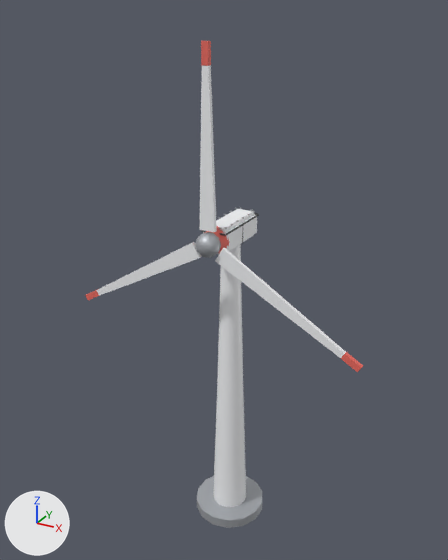
The FBX model Assets/_Project/Models/Machines/wind_turbine.fbx, before and after one commit.
Rendered twice from a camera (50 mm lens) standing at (5.81, -10.87, 11.63) and looking at (-0.18, 0.02, 6.18). The lights are fixed; the arrows at lower left show +X, +Y and +Z. The older version comes first. Where no turn or scale is listed for an object, it has been applied to the vertices.

The older version as bpy lines, for what is in view:
```python
me_rotor = bpy.data.meshes.new('Rotor')
me_rotor.from_pydata(...)  # 90 vertices, 116 faces; spans x -3.28..3.28, y -0.26..0.26, z -1.94..3.75
# faces by material slot: [80, 18, 18]
me_rotor.materials.append(mat_grey)  # grey #b3b6bc
me_rotor.materials.append(mat_white)  # white #f6f7f9
me_rotor.materials.append(mat_red)  # red #ed6c61
me_wind_turbine = bpy.data.meshes.new('wind_turbine')
me_wind_turbine.from_pydata(...)  # 334 vertices, 252 faces; spans x -0.83..0.83, y -0.93..0.85, z 0.0..7.65
# faces by material slot: [46, 60, 36, 96, 14]
me_wind_turbine.materials.append(mat_grey)  # grey #b3b6bc
me_wind_turbine.materials.append(mat_white)  # white #f6f7f9
me_wind_turbine.materials.append(mat_detail_seam)  # dark grey #4b4d50
me_wind_turbine.materials.append(mat_detail_bolt)  # grey #adafb3
me_wind_turbine.materials.append(mat_red)  # red #ed6c61
ob_rotor = bpy.data.objects.new('Rotor', me_rotor)
ob_rotor.location = (0.0, -0.95, 7.35)
ob_wind_turbine = bpy.data.objects.new('wind_turbine', me_wind_turbine)
ob_wind_turbine.location = (0.0, 0.0, 0.0)
```
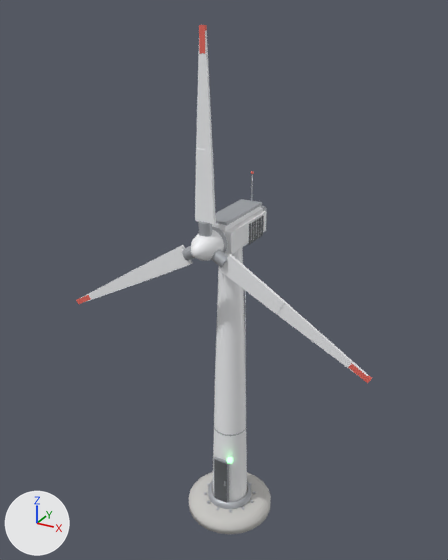
Patch to the scene script:
```diff
--- a/Assets/_Project/Models/Machines/wind_turbine.fbx.py
+++ b/Assets/_Project/Models/Machines/wind_turbine.fbx.py
@@ me_wind_turbine @@
-me_wind_turbine.from_pydata(...)  # 334 vertices, 252 faces; spans x -0.83..0.83, y -0.93..0.85, z 0.0..7.65
+me_wind_turbine.from_pydata(...)  # 804 vertices, 619 faces; spans x -1.05..1.05, y -1.05..1.24, z 0.0..8.42
+# me_wind_turbine part 1: a new loose piece, a 5-sided cylinder along z spanning x -0.014..0.014, y 0.938..0.965, z 7.75..8.35, in mat_steel (light grey #cbced3)
+# me_wind_turbine part 2: a new loose piece, a box spanning x -0.25..0.25, y -0.65..0.95, z 7.7..7.76, in mat_grey (grey #b3b6bc)
+# me_wind_turbine part 3: a new loose piece, a 16-sided cut cone along y (radius 0.26 at the low end, 0.32 at the high end) spanning x -0.32..0.32, y -0.95..-0.75, z 7.03..7.67, in mat_grey (grey #b3b6bc)
+# me_wind_turbine part 4: a new loose piece, a box spanning x -0.17..0.17, y -0.47..-0.45, z 0.45..1.65, in mat_dark (grey #696c6f)
+# me_wind_turbine part 5: the loose piece of 42 vertices spanning x -0.42..0.42, y -0.41..0.41, z 0.2..7.2 is rebuilt with 72 vertices and now spans x -0.44..0.44, y -0.44..0.44, z 0.3..7.15
+# me_wind_turbine part 6: the loose piece of 32 vertices spanning x -0.28..0.28, y -0.75..0.75, z 7.07..7.62 is rebuilt with 32 vertices and now spans x -0.36..0.36, y -0.8..1.1, z 6.99..7.71
+# me_wind_turbine part 7: the loose piece of 28 vertices spanning x -0.83..0.83, y -0.85..0.85, z 0.0..0.24 is rebuilt with 74 vertices and now spans x -1.05..1.05, y -1.05..1.05, z 0.0..0.3, in mat_concrete (light grey #c8c7c4)
+# me_wind_turbine part 8: 23 loose pieces with 224 vertices, spanning x -0.3..0.3, y -0.93..0.85, z 7.05..7.65, are deleted
+# me_wind_turbine part 9: 8 vertices removed from x 0.27..0.29, y -0.73..0.74, z 7.53..7.56; 264 vertices added at x -0.55..0.55, y -0.55..1.24, z 0.3..8.42
+# other edits to the shape of me_wind_turbine do not show in these pictures
 me_wind_turbine.materials.append(mat_grey)
 me_wind_turbine.materials.append(mat_white)
-me_wind_turbine.materials.append(mat_detail_seam)  # dark grey #4b4d50
-me_wind_turbine.materials.append(mat_detail_bolt)  # grey #adafb3
 me_wind_turbine.materials.append(mat_red)
+me_wind_turbine.materials.append(mat_concrete)  # light grey #c8c7c4
+me_wind_turbine.materials.append(mat_steel)  # light grey #cbced3
+me_wind_turbine.materials.append(mat_dark)  # grey #696c6f
@@ me_rotor @@
-me_rotor.from_pydata(...)  # 90 vertices, 116 faces; spans x -3.28..3.28, y -0.26..0.26, z -1.94..3.75
+me_rotor.from_pydata(...)  # 225 vertices, 177 faces; spans x -3.5..3.5, y -0.45..0.2, z -2.05..4.01
+# me_rotor part 10: the loose piece of 8 vertices spanning x -0.17..0.17, y -0.04..0.04, z 0.3..3.6 is scaled about its middle by (0.941, 0.625, 0.636), then moved by (0.0, 0.0, 1.0)
+# me_rotor part 11: a new loose piece, a 12-sided cylinder along z spanning x -0.13..0.13, y -0.13..0.13, z 0.21..0.51, in mat_grey (grey #b3b6bc)
+# me_rotor part 12: a new loose piece, a box spanning x -0.06..0.06, y -0.027..0.028, z 3.555..4.005, in mat_red (red #ed6c61)
+# me_rotor part 13: the loose piece of 42 vertices spanning x -0.25..0.25, y -0.26..0.26, z -0.26..0.26 is rebuilt with 81 vertices and now spans x -0.3..0.3, y -0.45..0.2, z -0.3..0.3, in mat_white (white #f6f7f9)
+# me_rotor part 14: the loose piece of 8 vertices spanning x -0.07..0.07, y -0.04..0.05, z 3.35..3.75 is deleted
+# me_rotor part 15
+# 32 vertices are removed from x -3.28..3.28, y -0.05..0.04, z -1.94..0.0
+# 24 faces are deleted
+# 56 vertices are added at x -3.5..3.5, y -0.13..0.13, z -2.05..1.9
+# 10 new vertices lie (0.26, 0.0, 0.15) away from vertices in x -0.51..-0.38, y -0.11..0.11, z -0.37..-0.14
+# 10 new vertices lie (0.26, 0.0, -0.15) away from vertices in x 0.12..0.25, y -0.11..0.11, z -0.22..0.01
+# 10 new vertices lie (0.0, 0.07, 0.0) away from vertices in x -1.72..1.72, y -0.04..-0.03, z -1.09..1.9
+# 10 new vertices lie (0.0, 0.06, 0.0) away from vertices in x -3.5..3.5, y -0.03, z -2.05..-0.07
+# 8 new vertices lie (0.0, 0.05, 0.0) away from vertices in x -3.49..3.49, y -0.03, z -2.05..-0.81
+# 30 new faces join them, mat_white (white #f6f7f9)
+# 28 new faces join them, mat_grey (grey #b3b6bc)
+# 12 new faces join them, mat_red (red #ed6c61)
 me_rotor.materials.append(mat_grey)
@@ ob_rotor @@
 ob_rotor = bpy.data.objects.new('Rotor', me_rotor)
-ob_rotor.location = (0.0, -0.95, 7.35)
+ob_rotor.location = (0.0, -1.05, 7.35)
```

Pixel boxes (x1, y1, x2, y2) of what changed, in the pictures (448 x 560 px; the box of a moved part takes in the faces that stretch with it):
'wind_turbine', reshaped (26% wider, 13% taller)
    before: (197, 207, 262, 528)
    after: (189, 171, 271, 534)
'Rotor', reshaped, moved (6% wider, 8% taller)
    before: (85, 41, 363, 372)
    after: (76, 25, 372, 383)
part 1 of me_wind_turbine, added
    after: (251, 174, 253, 201)
part 2 of me_wind_turbine, added
    after: (215, 199, 262, 226)
part 3 of me_wind_turbine, added (mostly hidden)
    after: (212, 227, 227, 253)
part 4 of me_wind_turbine, added
    after: (215, 460, 227, 503)
part 5 of me_wind_turbine, rebuilt
    before: (213, 244, 246, 507)
    after: (212, 247, 247, 502)
part 6 of me_wind_turbine, rebuilt
    before: (203, 209, 257, 251)
    after: (212, 206, 267, 256)
part 7 of me_wind_turbine, rebuilt (26% wider, 19% taller)
    before: (197, 476, 262, 528)
    after: (189, 472, 271, 534)
part 8 of me_wind_turbine, deleted
    before: (201, 207, 259, 254)
part 9 of me_wind_turbine, built on
    before: (226, 214, 259, 235)
    after: (208, 171, 267, 509)
part 10 of me_rotor, moved or reshaped
    before: (199, 65, 217, 232)
    after: (196, 31, 213, 150)
part 11 of me_rotor, added
    after: (199, 221, 212, 237)
part 12 of me_rotor, added
    after: (199, 25, 207, 53)
part 13 of me_rotor, rebuilt (26% wider, 19% taller)
    before: (195, 232, 221, 258)
    after: (191, 230, 224, 261)
part 14 of me_rotor, deleted
    before: (201, 41, 211, 66)
part 15 of me_rotor, built on
    before: (85, 242, 363, 372)
    after: (76, 149, 372, 383)
